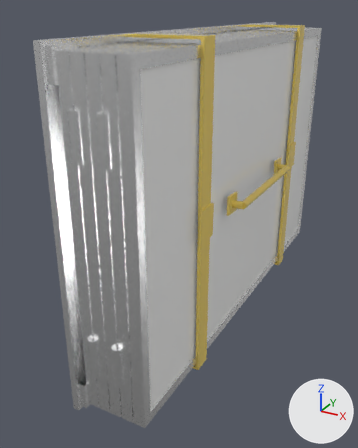
Two versions of the glTF model public/models/replacement-panel.glb, one commit apart.
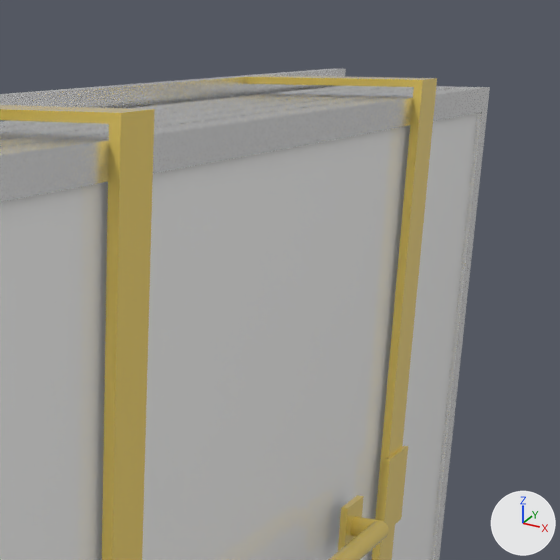
There are two pictures of each version: one whole from a 50 mm camera at (0.799, -1.57, 0.565) aimed at (0.027, -0.167, -0.136), one close up on the part from 46% to 96% of the width and 0% to 40% of the height. Arrows for +X, +Y and +Z are at lower right; the lights stay in place. The first two pictures are the older version. Where no turn or scale is listed for an object, it has been applied to the vertices.

Names of what the first close-up shows: 'replacement-panel-body', 'replacement-panel-frames', 'replacement-panel-handle', 'replacement-panel-straps', 'replacement-panel-substrate'.
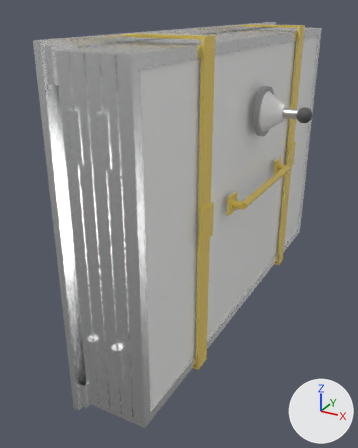
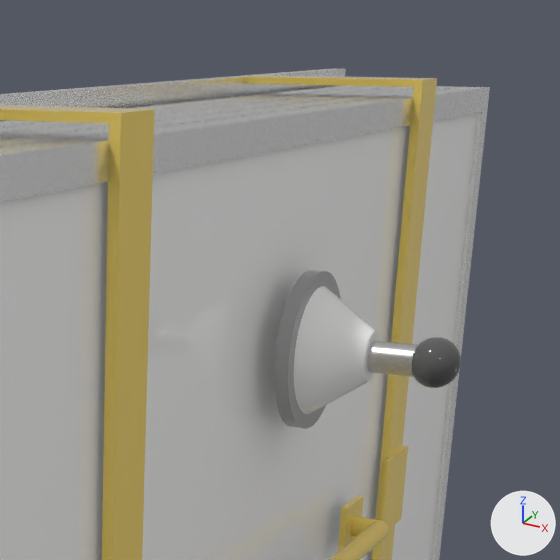
Boxes (x1, y1, x2, y2) around the edits, measured in the close-ups (560 x 560 px):
```json
{"object": "grapple-cone", "change": "added", "after": [294, 286, 380, 414]}
{"object": "grapple-base", "change": "added", "after": [274, 270, 340, 429]}
{"object": "grapple-knob", "change": "added", "after": [412, 337, 461, 388]}
{"object": "grapple-pin", "change": "added", "after": [367, 340, 418, 377]}
```

The change, as JSON lines over the scene's bpy script:
```json
{"op": "add", "block": "mat_steelsatin", "code": ["mat_steelsatin = principled_material('SteelSatin')", "mat_steelsatin.base_color = (0.626, 0.626, 0.626)  # light grey #cfcfcf", "mat_steelsatin.metallic = 1.0", "mat_steelsatin.roughness = 0.265"]}
{"op": "add", "block": "mat_paintenamelglossyblack", "code": ["mat_paintenamelglossyblack = principled_material('PaintEnamelGlossyBlack')", "mat_paintenamelglossyblack.base_color = (0.0999, 0.0999, 0.0999)  # dark grey #595959", "mat_paintenamelglossyblack.roughness = 0.0775"]}
{"op": "add", "block": "mat_paintenamelglossydarkgrey", "code": ["mat_paintenamelglossydarkgrey = principled_material('PaintEnamelGlossyDarkGrey')", "mat_paintenamelglossydarkgrey.base_color = (0.349, 0.349, 0.349)  # grey #9f9f9f", "mat_paintenamelglossydarkgrey.roughness = 0.0775"]}
{"op": "add", "block": "me_grapple_pin", "code": ["me_grapple_pin = bpy.data.meshes.new('grapple_pin')", "me_grapple_pin.from_pydata(...)  # a 46-sided cylinder along x spanning x 0.075..0.14, y -0.016..0.016, z -0.016..0.016", "me_grapple_pin.materials.append(mat_steelsatin)  # light grey #cfcfcf"]}
{"op": "add", "block": "me_grapple_knob", "code": ["me_grapple_knob = bpy.data.meshes.new('grapple_knob')", "me_grapple_knob.from_pydata(...)  # 1406 vertices, 2808 faces; spans x 0.115..0.165, y -0.025..0.025, z -0.0249..0.0249", "me_grapple_knob.materials.append(mat_paintenamelglossyblack)  # dark grey #595959"]}
{"op": "add", "block": "me_grapple_cone", "code": ["me_grapple_cone = bpy.data.meshes.new('grapple_cone')", "me_grapple_cone.from_pydata(...)  # 96 vertices, 188 faces; spans x 0.015..0.075, y -0.0649..0.065, z -0.065..0.065", "me_grapple_cone.materials.append(mat_paintenamelglossywhite)  # white #fbfbfa"]}
{"op": "add", "block": "me_grapple_base", "code": ["me_grapple_base = bpy.data.meshes.new('grapple_base')", "me_grapple_base.from_pydata(...)  # 120 vertices, 236 faces; spans x 0.0..0.015, y -0.08..0.08, z -0.08..0.08", "me_grapple_base.materials.append(mat_paintenamelglossydarkgrey)  # grey #9f9f9f"]}
{"op": "add", "block": "ob_grapple_pin", "code": ["ob_grapple_pin = bpy.data.objects.new('grapple-pin', me_grapple_pin)", "ob_grapple_pin.location = (0.247, 0.0, 0.25)"]}
{"op": "add", "block": "ob_grapple_knob", "code": ["ob_grapple_knob = bpy.data.objects.new('grapple-knob', me_grapple_knob)", "ob_grapple_knob.location = (0.247, 0.0, 0.25)"]}
{"op": "add", "block": "ob_grapple_cone", "code": ["ob_grapple_cone = bpy.data.objects.new('grapple-cone', me_grapple_cone)", "ob_grapple_cone.location = (0.247, 0.0, 0.25)"]}
{"op": "add", "block": "ob_grapple_base", "code": ["ob_grapple_base = bpy.data.objects.new('grapple-base', me_grapple_base)", "ob_grapple_base.location = (0.247, 0.0, 0.25)"]}
```
